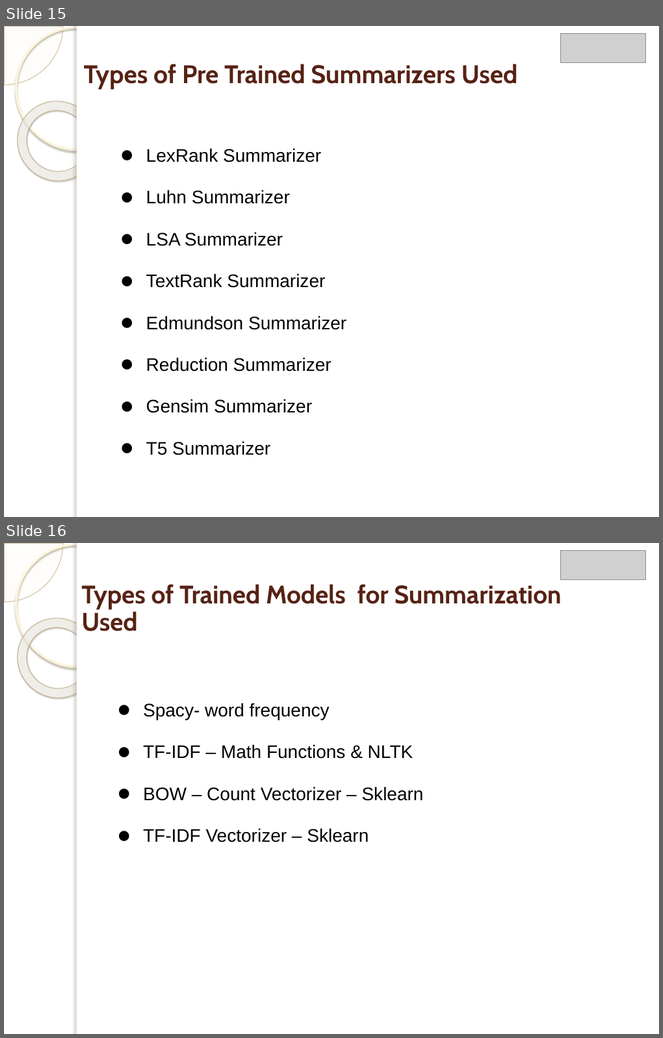
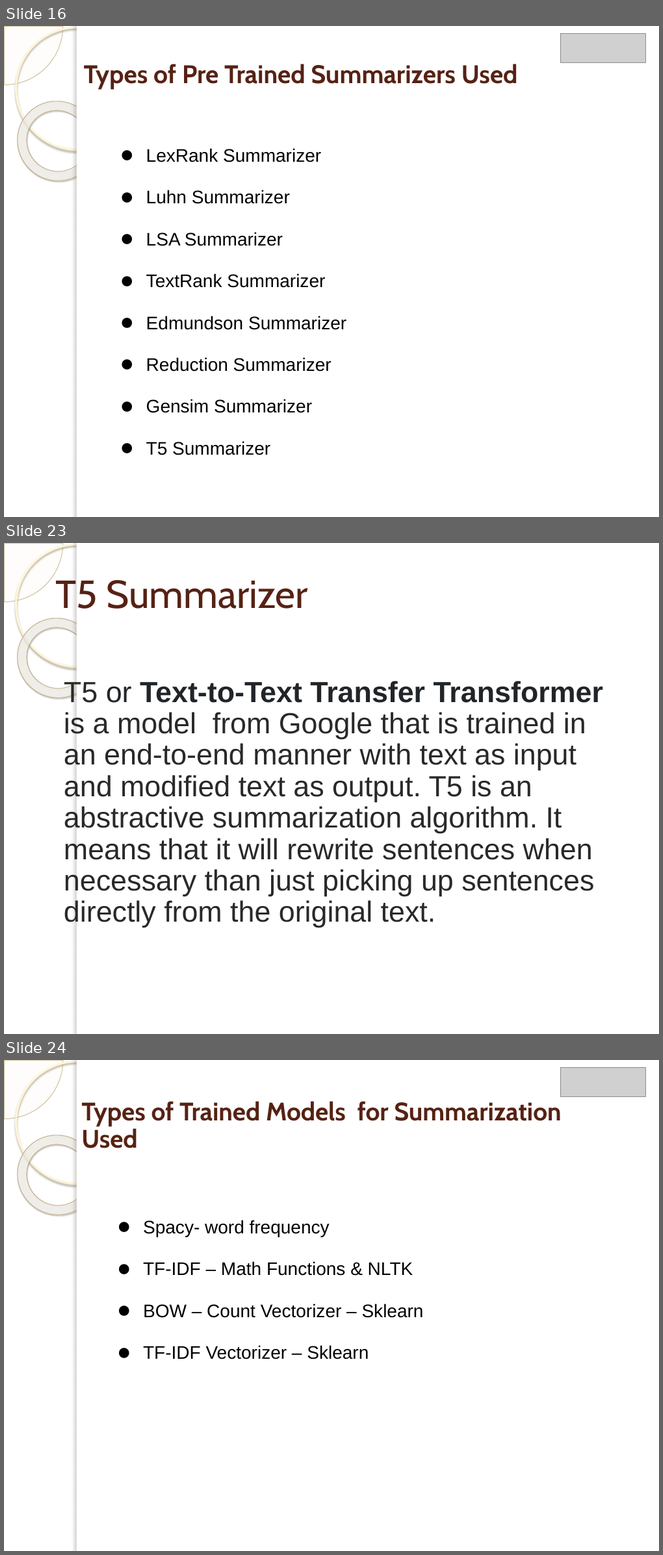
Before and after one commit to Manan-Malhotra-VFX/Data-Science, a slide deck: Project/Final Project.pptx. Shown one above the other, each under a label of ours: slides 15 and 16 before the commit, slides 16, 23 and 24 after it; the slides between them are not shown. The pictures are 663x1038 and 663x1555 pixels, drawn with LibreOffice and Linux fonts; fonts in the diff are those of the drawing; grey boxes stand for pictures; background and template pictures are left out. Boxes give left, top, right and bottom in pixels: in the first picture for what was removed or moved away, otherwise in the second. Text is boxed around its words. In the diff, an @@ line names an element or a change of style, - is before the commit and + after.

```diff
--- a/Project/Final Project.pptx
+++ b/Project/Final Project.pptx
@@ slide 23 added at (x1=4, y1=543, x2=659, y2=1034), background picture (left out); not listed: 5 template elements that a slide beside it also shows @@
@@ title added at (x1=55, y1=580, x2=308, y2=609), 43 pt, text #562214 @@
+T5 Summarizer
@@ text added at (x1=64, y1=681, x2=603, y2=928), 32 pt, text #292929 @@
+T5 or Text-to-Text Transfer Transformer is a model from Google that is trained in an end-to-end manner with text as input and modified text as output. T5 is an abstractive summarization algorithm. It means that it will rewrite sentences when necessary than just picking up sentences directly from the original text.
@@ what was slide 15 is now slide 16 @@
@@ what was slide 16 is now slide 24 @@
```
Also in this commit, not shown: 1 slide changed, 8 other slides added, 1 slide removed, 1 other file.
